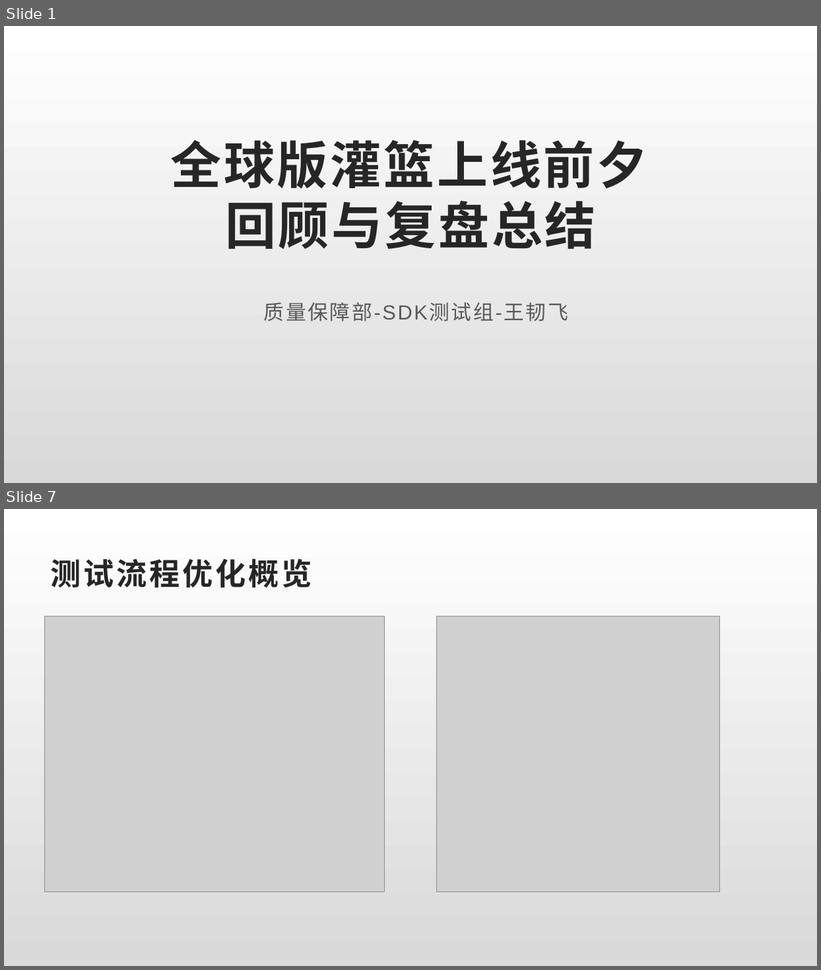
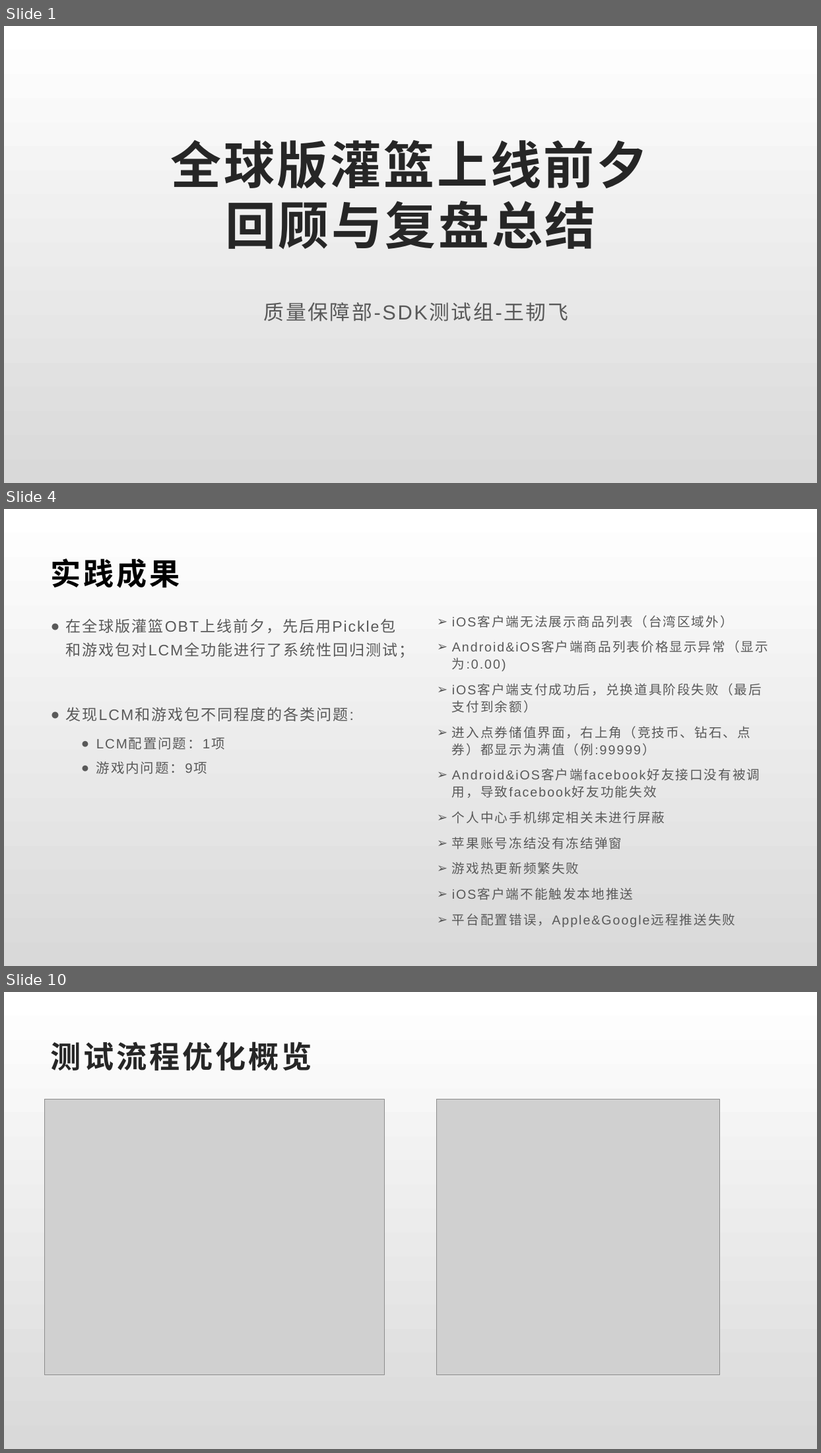
Before and after one commit to Rexixe1993/JavaScriptLesson, a slide deck: 全球版灌篮OBT复盘总结.pptx. Shown one above the other, each under a label of ours: slides 1 and 7 before the commit, slides 1, 4 and 10 after it; the slides between them are not shown. The pictures are 821x970 and 821x1453 pixels, drawn with LibreOffice and Linux fonts; fonts in the diff are those of the drawing; grey boxes stand for pictures. Boxes give left, top, right and bottom in pixels: in the first picture for what was removed or moved away, otherwise in the second. Text is boxed around its words. In the diff, an @@ line names an element or a change of style, - is before the commit and + after.

```diff
--- a/全球版灌篮OBT复盘总结.pptx
+++ b/全球版灌篮OBT复盘总结.pptx
@@ slide 4 added at (x1=4, y1=509, x2=817, y2=966), background gradient #FFFFFF to #D9D9D9 @@
@@ title added at (x1=51, y1=559, x2=180, y2=588), 36 pt, text #000000, bold @@
+实践成果
@@ text added at (x1=66, y1=619, x2=396, y2=774), 18 pt, text #595959 @@
+● 在全球版灌篮OBT上线前夕，先后用Pickle包和游戏包对LCM全功能进行了系统性回归测试；
+● 发现LCM和游戏包不同程度的各类问题:
+  ● LCM配置问题：1项
+  ● 游戏内问题：9项
@@ text added at (x1=452, y1=615, x2=768, y2=926), 15.3 pt, text #595959 @@
+➢ iOS客户端无法展示商品列表（台湾区域外）
+➢ Android&iOS客户端商品列表价格显示异常（显示为:0.00)
+➢ iOS客户端支付成功后，兑换道具阶段失败（最后支付到余额）
+➢ 进入点券储值界面，右上角（竞技币、钻石、点券）都显示为满值（例:99999）
+➢ Android&iOS客户端facebook好友接口没有被调用，导致facebook好友功能失效
+➢ 个人中心手机绑定相关未进行屏蔽
+➢ 苹果账号冻结没有冻结弹窗
+➢ 游戏热更新频繁失败
+➢ iOS客户端不能触发本地推送
+➢ 平台配置错误，Apple&Google远程推送失败
@@ what was slide 7 is now slide 10 @@
```
Also in this commit, not shown: 6 slides changed, 1 other slide added, 6 slides removed.
